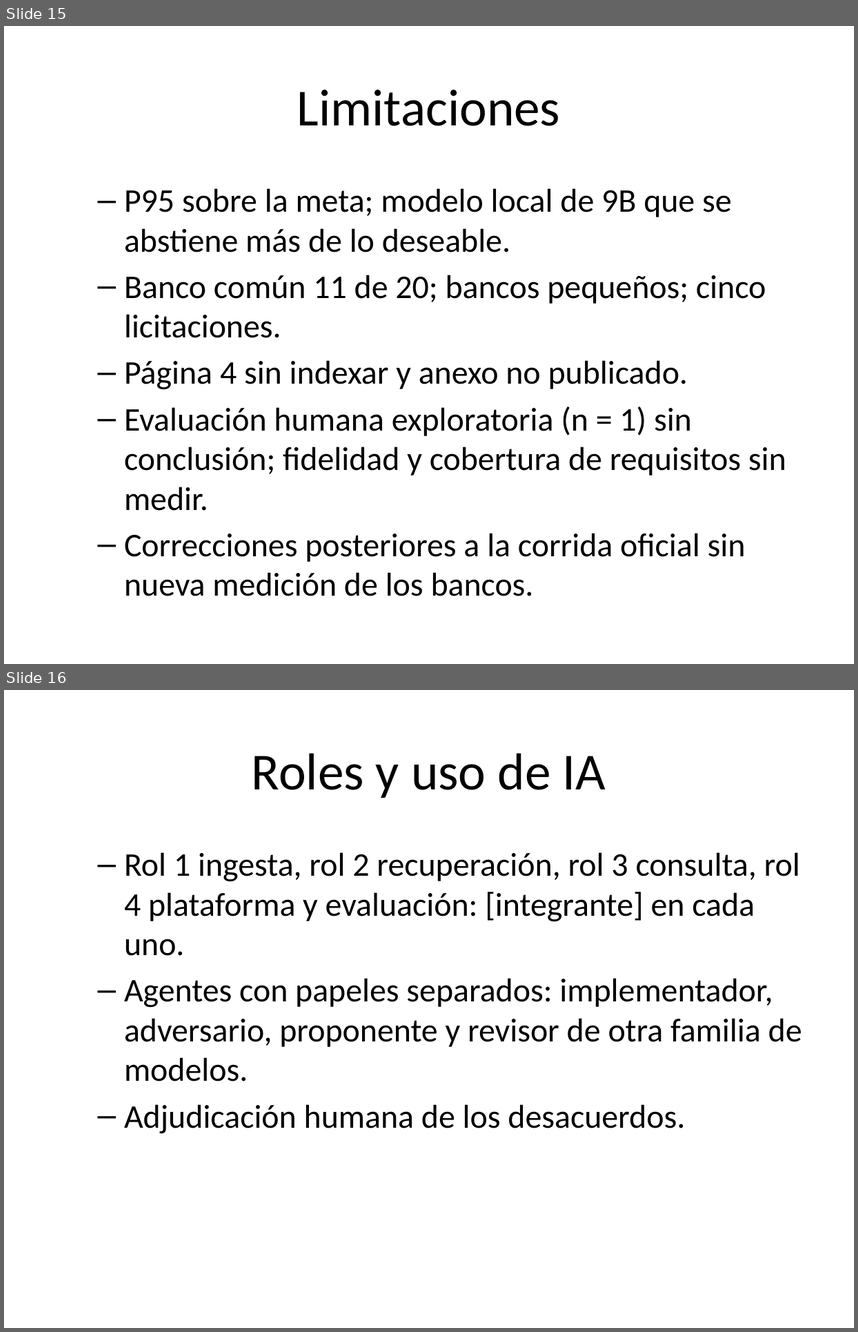
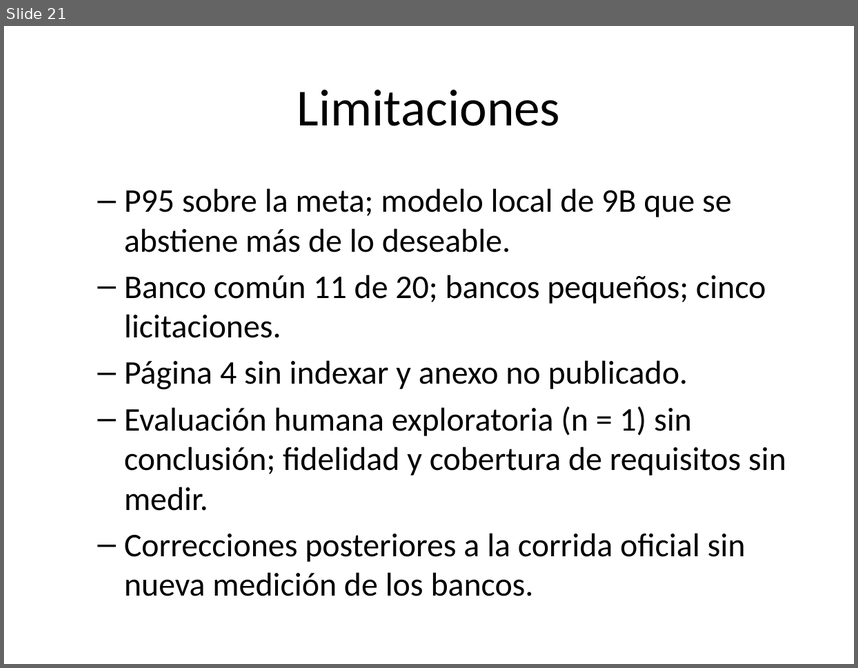
Before and after one commit to donmatthiuz/NLP, a slide deck: docs/presentacion/Diapositivas.pptx. Shown one above the other, each under a label of ours: slides 15 and 16 before the commit, slide 21 after it. The pictures are 858x1332 and 858x668 pixels, drawn with LibreOffice and Linux fonts; fonts in the diff are those of the drawing. Boxes give left, top, right and bottom in pixels: in the first picture for what was removed or moved away, otherwise in the second. Text is boxed around its words. In the diff, an @@ line names an element or a change of style, - is before the commit and + after.

```diff
--- a/docs/presentacion/Diapositivas.pptx
+++ b/docs/presentacion/Diapositivas.pptx
@@ slide 16 removed at [4,690,854,1328], background #FFFFFF @@
@@ title removed at [252,753,606,798] @@
-Roles y uso de IA
@@ text removed at [124,852,802,1134] @@
-  – Rol 1 ingesta, rol 2 recuperación, rol 3 consulta, rol 4 plataforma y evaluación: [integrante] en cada uno.
-  – Agentes con papeles separados: implementador, adversario, proponente y revisor de otra familia de modelos.
-  – Adjudicación humana de los desacuerdos.
@@ what was slide 15 is now slide 21 @@
```
Also in this commit, not shown: 1 slide changed, 7 slides added, 3 other files.
